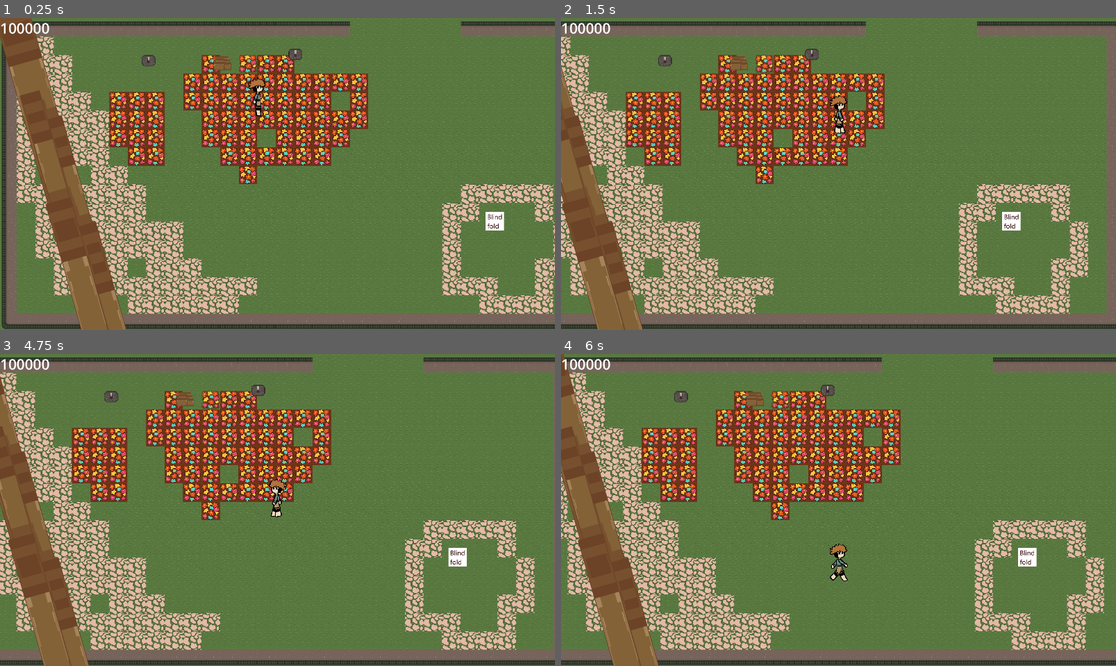
Above: before the commit, frames 1-4 (two rows, left to right).
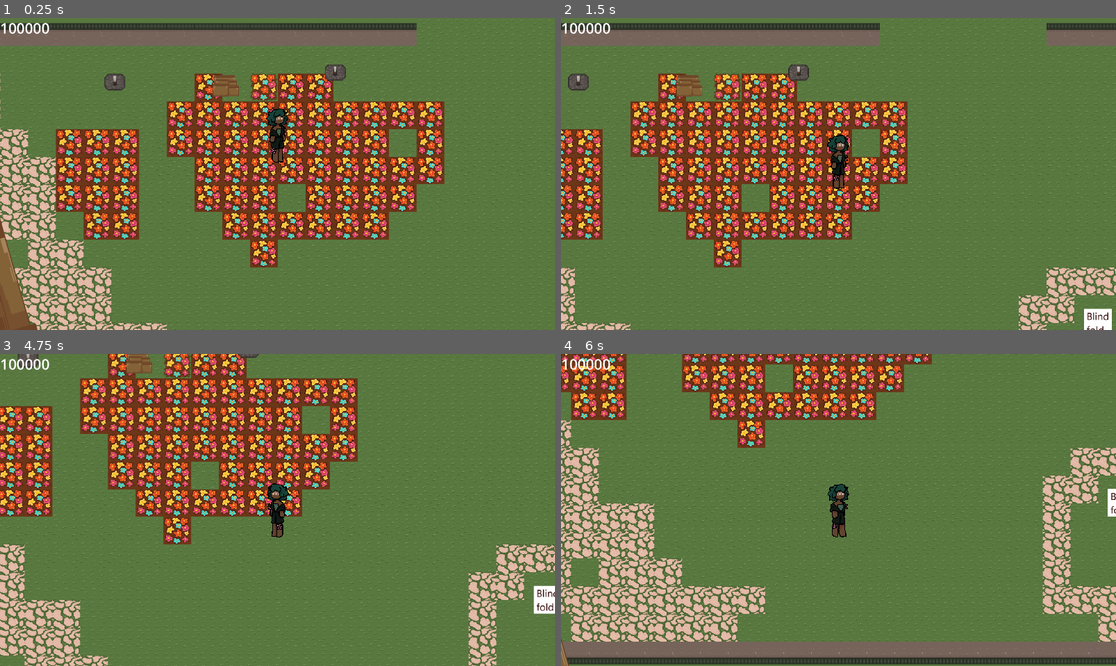
Above: after the commit, the same moments.

Repository: Robin-Bareham/GJ26-GrowSomethingNew
Game: Godot game, scene res://Scenes/woods.tscn
The game is run twice, just before and just after one commit, with the same random seed, the same clock (stepped at 60 frames per second) and the same inputs.
Inputs (mouse positions are in pixels of both pictures, inside the frame that each line leads up to):
- Up to frame 1 (0.25 s): no input
- Up to frame 2 (1.5 s): move the mouse to (960, 158) at 0.52 s; hold D (walk_right) 0.53-1.28 s; hold Z (interact) 0.53-1.28 s; move the mouse to (727, 189) at 1.27 s; hold S (walk_down) from 1.28 s (still down); tap Z (interact) at 1.35 s
- Up to frame 3 (4.75 s): move the mouse to (333, 441) at 2.02 s; release S (walk_down) at 2.03 s; hold D (walk_right) 2.03-2.78 s; hold Z (interact) 2.03-2.78 s; tap T (test) at 2.1, 4.35 s; tap Enter at 2.75, 4.25 s; move the mouse to (249, 572) at 2.77 s; hold W (walk_up) 2.78-3.53 s; tap Z (interact) at 2.85, 4.55 s; tap Space at 3.5 s; move the mouse to (444, 556) at 3.52 s; hold Z (interact) 3.53-4.28 s; hold Left (walk_left) from 3.53 s (still down); move the mouse to (111, 463) at 4.27 s
- Up to frame 4 (6 s): move the mouse to (866, 510) at 5.02 s; release Left (walk_left) at 5.03 s; hold S (walk_down) 5.03-5.78 s; hold Z (interact) 5.03-5.78 s; move the mouse to (755, 432) at 5.77 s; hold D (walk_right) from 5.78 s (still down); tap Z (interact) at 5.85 s

The runs differ from the first frame. In frame 1, 55% of the frame differs, in the area x 0-100%, y 0-100%; in frame 2, 48%; in frame 3, 47%; in frame 4, 45%.

Commit message:
Added Player Sprites

Diff:
--- a/Scenes/player.tscn
+++ b/Scenes/player.tscn
@@ -1,67 +1,334 @@
-[gd_scene load_steps=19 format=3 uid="uid://b4f1xuf74cag6"]
+[gd_scene load_steps=88 format=3 uid="uid://b4f1xuf74cag6"]
 
 [ext_resource type="Script" uid="uid://hsm6mjhwgl07" path="res://Scripts/player.gd" id="1_cvnsp"]
-[ext_resource type="Texture2D" uid="uid://dcptvt5hc8jji" path="res://Assets/TempAssets/Temp_Sprites.png" id="2_6t5aa"]
+[ext_resource type="Texture2D" uid="uid://fbh4o54sasjw" path="res://Assets/Sprites/ElmSpriteIdle.png" id="2_vgqql"]
 [ext_resource type="Script" uid="uid://br26ci6lpjcup" path="res://Scripts/interaction_hitbox.gd" id="3_6t5aa"]
-
-[sub_resource type="AtlasTexture" id="AtlasTexture_vgqql"]
-atlas = ExtResource("2_6t5aa")
-region = Rect2(0, 0, 100, 150)
-
-[sub_resource type="AtlasTexture" id="AtlasTexture_fkybt"]
-atlas = ExtResource("2_6t5aa")
-region = Rect2(100, 0, 100, 150)
+[ext_resource type="Texture2D" uid="uid://c8obhogoyoe6v" path="res://Assets/Sprites/ElmSpriteWalking.png" id="3_fkybt"]
 
 [sub_resource type="AtlasTexture" id="AtlasTexture_x3wgy"]
-atlas = ExtResource("2_6t5aa")
-region = Rect2(200, 0, 100, 150)
+atlas = ExtResource("2_vgqql")
+region = Rect2(256, 128, 64, 128)
 
 [sub_resource type="AtlasTexture" id="AtlasTexture_3smsa"]
-atlas = ExtResource("2_6t5aa")
-region = Rect2(300, 0, 100, 150)
+atlas = ExtResource("2_vgqql")
+region = Rect2(320, 128, 64, 128)
 
 [sub_resource type="AtlasTexture" id="AtlasTexture_8erm5"]
-atlas = ExtResource("2_6t5aa")
-region = Rect2(400, 0, 100, 150)
+atlas = ExtResource("2_vgqql")
+region = Rect2(384, 128, 64, 128)
 
 [sub_resource type="AtlasTexture" id="AtlasTexture_f1ek2"]
-atlas = ExtResource("2_6t5aa")
-region = Rect2(500, 0, 100, 150)
-
-[sub_resource type="AtlasTexture" id="AtlasTexture_cvnsp"]
-atlas = ExtResource("2_6t5aa")
-region = Rect2(0, 150, 100, 150)
-
-[sub_resource type="AtlasTexture" id="AtlasTexture_6t5aa"]
-atlas = ExtResource("2_6t5aa")
-region = Rect2(100, 150, 100, 150)
+atlas = ExtResource("2_vgqql")
+region = Rect2(448, 128, 64, 128)
 
 [sub_resource type="AtlasTexture" id="AtlasTexture_tx1dd"]
-atlas = ExtResource("2_6t5aa")
-region = Rect2(200, 150, 100, 150)
+atlas = ExtResource("2_vgqql")
+region = Rect2(0, 128, 64, 128)
 
 [sub_resource type="AtlasTexture" id="AtlasTexture_gymyn"]
-atlas = ExtResource("2_6t5aa")
-region = Rect2(300, 150, 100, 150)
+atlas = ExtResource("2_vgqql")
+region = Rect2(64, 128, 64, 128)
 
 [sub_resource type="AtlasTexture" id="AtlasTexture_pu2lt"]
-atlas = ExtResource("2_6t5aa")
-region = Rect2(400, 150, 100, 150)
+atlas = ExtResource("2_vgqql")
+region = Rect2(128, 128, 64, 128)
 
 [sub_resource type="AtlasTexture" id="AtlasTexture_ukyrk"]
-atlas = ExtResource("2_6t5aa")
-region = Rect2(500, 150, 100, 150)
+atlas = ExtResource("2_vgqql")
+region = Rect2(192, 128, 64, 128)
+
+[sub_resource type="AtlasTexture" id="AtlasTexture_7dp3o"]
+atlas = ExtResource("2_vgqql")
+region = Rect2(256, 256, 64, 128)
+
+[sub_resource type="AtlasTexture" id="AtlasTexture_h4iuc"]
+atlas = ExtResource("2_vgqql")
+region = Rect2(320, 256, 64, 128)
+
+[sub_resource type="AtlasTexture" id="AtlasTexture_fd4e3"]
+atlas = ExtResource("2_vgqql")
+region = Rect2(384, 256, 64, 128)
+
+[sub_resource type="AtlasTexture" id="AtlasTexture_qqcod"]
+atlas = ExtResource("2_vgqql")
+region = Rect2(448, 256, 64, 128)
+
+[sub_resource type="AtlasTexture" id="AtlasTexture_igrcy"]
+atlas = ExtResource("2_vgqql")
+region = Rect2(0, 256, 64, 128)
+
+[sub_resource type="AtlasTexture" id="AtlasTexture_fs7ks"]
+atlas = ExtResource("2_vgqql")
+region = Rect2(64, 256, 64, 128)
+
+[sub_resource type="AtlasTexture" id="AtlasTexture_l6n3p"]
+atlas = ExtResource("2_vgqql")
+region = Rect2(128, 256, 64, 128)
+
+[sub_resource type="AtlasTexture" id="AtlasTexture_olqyp"]
+atlas = ExtResource("2_vgqql")
+region = Rect2(192, 256, 64, 128)
+
+[sub_resource type="AtlasTexture" id="AtlasTexture_wpjfl"]
+atlas = ExtResource("2_vgqql")
+region = Rect2(256, 384, 64, 128)
+
+[sub_resource type="AtlasTexture" id="AtlasTexture_bi64h"]
+atlas = ExtResource("2_vgqql")
+region = Rect2(320, 384, 64, 128)
+
+[sub_resource type="AtlasTexture" id="AtlasTexture_2ijsl"]
+atlas = ExtResource("2_vgqql")
+region = Rect2(384, 384, 64, 128)
+
+[sub_resource type="AtlasTexture" id="AtlasTexture_p1odr"]
+atlas = ExtResource("2_vgqql")
+region = Rect2(448, 384, 64, 128)
+
+[sub_resource type="AtlasTexture" id="AtlasTexture_0gysh"]
+atlas = ExtResource("2_vgqql")
+region = Rect2(0, 384, 64, 128)
+
+[sub_resource type="AtlasTexture" id="AtlasTexture_vfarp"]
+atlas = ExtResource("2_vgqql")
+region = Rect2(64, 384, 64, 128)
+
+[sub_resource type="AtlasTexture" id="AtlasTexture_y6uwr"]
+atlas = ExtResource("2_vgqql")
+region = Rect2(128, 384, 64, 128)
+
+[sub_resource type="AtlasTexture" id="AtlasTexture_83xs0"]
+atlas = ExtResource("2_vgqql")
+region = Rect2(192, 384, 64, 128)
+
+[sub_resource type="AtlasTexture" id="AtlasTexture_ypfnu"]
+atlas = ExtResource("2_vgqql")
+region = Rect2(256, 512, 64, 128)
+
+[sub_resource type="AtlasTexture" id="AtlasTexture_xuaoq"]
+atlas = ExtResource("2_vgqql")
+region = Rect2(320, 512, 64, 128)
+
+[sub_resource type="AtlasTexture" id="AtlasTexture_wohnl"]
+atlas = ExtResource("2_vgqql")
+region = Rect2(384, 512, 64, 128)
+
+[sub_resource type="AtlasTexture" id="AtlasTexture_36dho"]
+atlas = ExtResource("2_vgqql")
+region = Rect2(448, 512, 64, 128)
+
+[sub_resource type="AtlasTexture" id="AtlasTexture_yh6i2"]
+atlas = ExtResource("2_vgqql")
+region = Rect2(0, 512, 64, 128)
+
+[sub_resource type="AtlasTexture" id="AtlasTexture_nv4vc"]
+atlas = ExtResource("2_vgqql")
+region = Rect2(64, 512, 64, 128)
+
+[sub_resource type="AtlasTexture" id="AtlasTexture_8gxox"]
+atlas = ExtResource("2_vgqql")
+region = Rect2(128, 512, 64, 128)
+
+[sub_resource type="AtlasTexture" id="AtlasTexture_11gg7"]
+atlas = ExtResource("2_vgqql")
+region = Rect2(192, 512, 64, 128)
+
+[sub_resource type="AtlasTexture" id="AtlasTexture_qpa8y"]
+atlas = ExtResource("2_vgqql")
+region = Rect2(256, 128, 64, 128)
+
+[sub_resource type="AtlasTexture" id="AtlasTexture_sbwqj"]
+atlas = ExtResource("2_vgqql")
+region = Rect2(320, 128, 64, 128)
+
+[sub_resource type="AtlasTexture" id="AtlasTexture_xwi16"]
+atlas = ExtResource("2_vgqql")
+region = Rect2(384, 128, 64, 128)
+
+[sub_resource type="AtlasTexture" id="AtlasTexture_sweqm"]
+atlas = ExtResource("2_vgqql")
+region = Rect2(448, 128, 64, 128)
+
+[sub_resource type="AtlasTexture" id="AtlasTexture_ph33w"]
+atlas = ExtResource("2_vgqql")
+region = Rect2(0, 0, 64, 128)
+
+[sub_resource type="AtlasTexture" id="AtlasTexture_7ldla"]
+atlas = ExtResource("2_vgqql")
+region = Rect2(64, 0, 64, 128)
+
+[sub_resource type="AtlasTexture" id="AtlasTexture_r7t2e"]
+atlas = ExtResource("2_vgqql")
+region = Rect2(128, 0, 64, 128)
+
+[sub_resource type="AtlasTexture" id="AtlasTexture_nmr2m"]
+atlas = ExtResource("2_vgqql")
+region = Rect2(192, 0, 64, 128)
+
+[sub_resource type="AtlasTexture" id="AtlasTexture_ax3m3"]
+atlas = ExtResource("3_fkybt")
+region = Rect2(256, 128, 64, 128)
+
+[sub_resource type="AtlasTexture" id="AtlasTexture_3vlem"]
+atlas = ExtResource("3_fkybt")
+region = Rect2(320, 128, 64, 128)
+
+[sub_resource type="AtlasTexture" id="AtlasTexture_8eeqe"]
+atlas = ExtResource("3_fkybt")
+region = Rect2(384, 128, 64, 128)
+
+[sub_resource type="AtlasTexture" id="AtlasTexture_5x828"]
+atlas = ExtResource("3_fkybt")
+region = Rect2(448, 128, 64, 128)
+
+[sub_resource type="AtlasTexture" id="AtlasTexture_c1k8q"]
+atlas = ExtResource("3_fkybt")
+region = Rect2(0, 128, 64, 128)
+
+[sub_resource type="AtlasTexture" id="AtlasTexture_e6mvm"]
+atlas = ExtResource("3_fkybt")
+region = Rect2(64, 128, 64, 128)
+
+[sub_resource type="AtlasTexture" id="AtlasTexture_57lvd"]
+atlas = ExtResource("3_fkybt")
+region = Rect2(128, 128, 64, 128)
+
+[sub_resource type="AtlasTexture" id="AtlasTexture_ie7r7"]
+atlas = ExtResource("3_fkybt")
+region = Rect2(192, 128, 64, 128)
+
+[sub_resource type="AtlasTexture" id="AtlasTexture_vq3lt"]
+atlas = ExtResource("3_fkybt")
+region = Rect2(256, 256, 64, 128)
+
+[sub_resource type="AtlasTexture" id="AtlasTexture_pukcj"]
+atlas = ExtResource("3_fkybt")
+region = Rect2(320, 256, 64, 128)
+
+[sub_resource type="AtlasTexture" id="AtlasTexture_1htnp"]
+atlas = ExtResource("3_fkybt")
+region = Rect2(384, 256, 64, 128)
+
+[sub_resource type="AtlasTexture" id="AtlasTexture_m376e"]
+atlas = ExtResource("3_fkybt")
+region = Rect2(448, 256, 64, 128)
+
+[sub_resource type="AtlasTexture" id="AtlasTexture_6b312"]
+atlas = ExtResource("3_fkybt")
+region = Rect2(0, 256, 64, 128)
+
+[sub_resource type="AtlasTexture" id="AtlasTexture_lisdf"]
+atlas = ExtResource("3_fkybt")
+region = Rect2(64, 256, 64, 128)
+
+[sub_resource type="AtlasTexture" id="AtlasTexture_n1x1j"]
+atlas = ExtResource("3_fkybt")
+region = Rect2(128, 256, 64, 128)
+
+[sub_resource type="AtlasTexture" id="AtlasTexture_c8b32"]
+atlas = ExtResource("3_fkybt")
+region = Rect2(192, 256, 64, 128)
+
+[sub_resource type="AtlasTexture" id="AtlasTexture_nj1g2"]
+atlas = ExtResource("3_fkybt")
+region = Rect2(0, 384, 64, 128)
+
+[sub_resource type="AtlasTexture" id="AtlasTexture_usbl8"]
+atlas = ExtResource("3_fkybt")
+region = Rect2(64, 384, 64, 128)
+
+[sub_resource type="AtlasTexture" id="AtlasTexture_dtg1u"]
+atlas = ExtResource("3_fkybt")
+region = Rect2(128, 384, 64, 128)
+
+[sub_resource type="AtlasTexture" id="AtlasTexture_nuaet"]
+atlas = ExtResource("3_fkybt")
+region = Rect2(192, 384, 64, 128)
+
+[sub_resource type="AtlasTexture" id="AtlasTexture_bqbau"]
+atlas = ExtResource("3_fkybt")
+region = Rect2(256, 384, 64, 128)
+
+[sub_resource type="AtlasTexture" id="AtlasTexture_f5f5t"]
+atlas = ExtResource("3_fkybt")
+region = Rect2(320, 384, 64, 128)
+
+[sub_resource type="AtlasTexture" id="AtlasTexture_qvbpb"]
+atlas = ExtResource("3_fkybt")
+region = Rect2(384, 384, 64, 128)
+
+[sub_resource type="AtlasTexture" id="AtlasTexture_sscpr"]
+atlas = ExtResource("3_fkybt")
+region = Rect2(448, 384, 64, 128)
+
+[sub_resource type="AtlasTexture" id="AtlasTexture_by7i4"]
+atlas = ExtResource("3_fkybt")
+region = Rect2(256, 512, 64, 128)
+
+[sub_resource type="AtlasTexture" id="AtlasTexture_3uvy8"]
+atlas = ExtResource("3_fkybt")
+region = Rect2(320, 512, 64, 128)
+
+[sub_resource type="AtlasTexture" id="AtlasTexture_ss172"]
+atlas = ExtResource("3_fkybt")
+region = Rect2(384, 512, 64, 128)
+
+[sub_resource type="AtlasTexture" id="AtlasTexture_jmelf"]
+atlas = ExtResource("3_fkybt")
+region = Rect2(448, 512, 64, 128)
+
+[sub_resource type="AtlasTexture" id="AtlasTexture_bjdqd"]
+atlas = ExtResource("3_fkybt")
+region = Rect2(0, 512, 64, 128)
+
+[sub_resource type="AtlasTexture" id="AtlasTexture_feq18"]
+atlas = ExtResource("3_fkybt")
+region = Rect2(64, 512, 64, 128)
+
+[sub_resource type="AtlasTexture" id="AtlasTexture_wcnj3"]
+atlas = ExtResource("3_fkybt")
+region = Rect2(128, 512, 64, 128)
+
+[sub_resource type="AtlasTexture" id="AtlasTexture_jsob3"]
+atlas = ExtResource("3_fkybt")
+region = Rect2(192, 512, 64, 128)
+
+[sub_resource type="AtlasTexture" id="AtlasTexture_pg0gw"]
+atlas = ExtResource("3_fkybt")
+region = Rect2(256, 128, 64, 128)
+
+[sub_resource type="AtlasTexture" id="AtlasTexture_qavoy"]
+atlas = ExtResource("3_fkybt")
+region = Rect2(320, 128, 64, 128)
+
+[sub_resource type="AtlasTexture" id="AtlasTexture_w4w4b"]
+atlas = ExtResource("3_fkybt")
+region = Rect2(384, 128, 64, 128)
+
+[sub_resource type="AtlasTexture" id="AtlasTexture_h5cax"]
+atlas = ExtResource("3_fkybt")
+region = Rect2(448, 128, 64, 128)
+
+[sub_resource type="AtlasTexture" id="AtlasTexture_dj0x0"]
+atlas = ExtResource("3_fkybt")
+region = Rect2(0, 0, 64, 128)
+
+[sub_resource type="AtlasTexture" id="AtlasTexture_f1uaf"]
+atlas = ExtResource("3_fkybt")
+region = Rect2(64, 0, 64, 128)
+
+[sub_resource type="AtlasTexture" id="AtlasTexture_6hq81"]
+atlas = ExtResource("3_fkybt")
+region = Rect2(128, 0, 64, 128)
+
+[sub_resource type="AtlasTexture" id="AtlasTexture_5cld6"]
+atlas = ExtResource("3_fkybt")
+region = Rect2(192, 0, 64, 128)
 
 [sub_resource type="SpriteFrames" id="SpriteFrames_tx1dd"]
 animations = [{
 "frames": [{
 "duration": 1.0,
-"texture": SubResource("AtlasTexture_vgqql")
-}, {
-"duration": 1.0,
-"texture": SubResource("AtlasTexture_fkybt")
-}, {
-"duration": 1.0,
 "texture": SubResource("AtlasTexture_x3wgy")
 }, {
 "duration": 1.0,
@@ -74,16 +341,10 @@
 "texture": SubResource("AtlasTexture_f1ek2")
 }],
 "loop": true,
-"name": &"idle",
-"speed": 5.0
-}, {
-"frames": [{
-"duration": 1.0,
-"texture": SubResource("AtlasTexture_cvnsp")
-}, {
-"duration": 1.0,
-"texture": SubResource("AtlasTexture_6t5aa")
-}, {
+"name": &"idle_1b",
+"speed": 5.0
+}, {
+"frames": [{
 "duration": 1.0,
 "texture": SubResource("AtlasTexture_tx1dd")
 }, {
@@ -97,12 +358,318 @@
 "texture": SubResource("AtlasTexture_ukyrk")
 }],
 "loop": true,
-"name": &"walking",
+"name": &"idle_1f",
+"speed": 5.0
+}, {
+"frames": [{
+"duration": 1.0,
+"texture": SubResource("AtlasTexture_7dp3o")
+}, {
+"duration": 1.0,
+"texture": SubResource("AtlasTexture_h4iuc")
+}, {
+"duration": 1.0,
+"texture": SubResource("AtlasTexture_fd4e3")
+}, {
+"duration": 1.0,
+"texture": SubResource("AtlasTexture_qqcod")
+}],
+"loop": true,
+"name": &"idle_2b",
+"speed": 5.0
+}, {
+"frames": [{
+"duration": 1.0,
+"texture": SubResource("AtlasTexture_igrcy")
+}, {
+"duration": 1.0,
+"texture": SubResource("AtlasTexture_fs7ks")
+}, {
+"duration": 1.0,
+"texture": SubResource("AtlasTexture_l6n3p")
+}, {
+"duration": 1.0,
+"texture": SubResource("AtlasTexture_olqyp")
+}],
+"loop": true,
+"name": &"idle_2f",
+"speed": 5.0
+}, {
+"frames": [{
+"duration": 1.0,
+"texture": SubResource("AtlasTexture_wpjfl")
+}, {
+"duration": 1.0,
+"texture": SubResource("AtlasTexture_bi64h")
+}, {
+"duration": 1.0,
+"texture": SubResource("AtlasTexture_2ijsl")
+}, {
+"duration": 1.0,
+"texture": SubResource("AtlasTexture_p1odr")
+}],
+"loop": true,
+"name": &"idle_3b",
+"speed": 5.0
+}, {
+"frames": [{
+"duration": 1.0,
+"texture": SubResource("AtlasTexture_0gysh")
+}, {
+"duration": 1.0,
+"texture": SubResource("AtlasTexture_vfarp")
+}, {
+"duration": 1.0,
+"texture": SubResource("AtlasTexture_y6uwr")
+}, {
+"duration": 1.0,
+"texture": SubResource("AtlasTexture_83xs0")
+}],
+"loop": true,
+"name": &"idle_3f",
+"speed": 5.0
+}, {
+"frames": [{
+"duration": 1.0,
+"texture": SubResource("AtlasTexture_ypfnu")
+}, {
+"duration": 1.0,
+"texture": SubResource("AtlasTexture_xuaoq")
+}, {
+"duration": 1.0,
+"texture": SubResource("AtlasTexture_wohnl")
+}, {
+"duration": 1.0,
+"texture": SubResource("AtlasTexture_36dho")
+}],
+"loop": true,
+"name": &"idle_4b",
+"speed": 5.0
+}, {
+"frames": [{
+"duration": 1.0,
+"texture": SubResource("AtlasTexture_yh6i2")
+}, {
+"duration": 1.0,
+"texture": SubResource("AtlasTexture_nv4vc")
+}, {
+"duration": 1.0,
+"texture": SubResource("AtlasTexture_8gxox")
+}, {
+"duration": 1.0,
+"texture": SubResource("AtlasTexture_11gg7")
+}],
+"loop": true,
+"name": &"idle_4f",
+"speed": 5.0
+}, {
+"frames": [{
+"duration": 1.0,
+"texture": SubResource("AtlasTexture_qpa8y")
+}, {
+"duration": 1.0,
+"texture": SubResource("AtlasTexture_sbwqj")
+}, {
+"duration": 1.0,
+"texture": SubResource("AtlasTexture_xwi16")
+}, {
+"duration": 1.0,
+"texture": SubResource("AtlasTexture_sweqm")
+}],
+"loop": true,
+"name": &"idle_eb",
+"speed": 5.0
+}, {
+"frames": [{
+"duration": 1.0,
+"texture": SubResource("AtlasTexture_ph33w")
+}, {
+"duration": 1.0,
+"texture": SubResource("AtlasTexture_7ldla")
+}, {
+"duration": 1.0,
+"texture": SubResource("AtlasTexture_r7t2e")
+}, {
+"duration": 1.0,
+"texture": SubResource("AtlasTexture_nmr2m")
+}],
+"loop": true,
+"name": &"idle_ef",
+"speed": 5.0
+}, {
+"frames": [{
+"duration": 1.0,
+"texture": SubResource("AtlasTexture_ax3m3")
+}, {
+"duration": 1.0,
+"texture": SubResource("AtlasTexture_3vlem")
+}, {
+"duration": 1.0,
+"texture": SubResource("AtlasTexture_8eeqe")
+}, {
+"duration": 1.0,
+"texture": SubResource("AtlasTexture_5x828")
+}],
+"loop": true,
+"name": &"walking_1b",
+"speed": 5.0
+}, {
+"frames": [{
+"duration": 1.0,
+"texture": SubResource("AtlasTexture_c1k8q")
+}, {
+"duration": 1.0,
+"texture": SubResource("AtlasTexture_e6mvm")
+}, {
+"duration": 1.0,
+"texture": SubResource("AtlasTexture_57lvd")
+}, {
+"duration": 1.0,
+"texture": SubResource("AtlasTexture_ie7r7")
+}],
+"loop": true,
+"name": &"walking_1f",
+"speed": 5.0
+}, {
+"frames": [{
+"duration": 1.0,
+"texture": SubResource("AtlasTexture_vq3lt")
+}, {
+"duration": 1.0,
+"texture": SubResource("AtlasTexture_pukcj")
+}, {
+"duration": 1.0,
+"texture": SubResource("AtlasTexture_1htnp")
+}, {
+"duration": 1.0,
+"texture": SubResource("AtlasTexture_m376e")
+}],
+"loop": true,
+"name": &"walking_2b",
+"speed": 5.0
+}, {
+"frames": [{
+"duration": 1.0,
+"texture": SubResource("AtlasTexture_6b312")
+}, {
+"duration": 1.0,
+"texture": SubResource("AtlasTexture_lisdf")
+}, {
+"duration": 1.0,
+"texture": SubResource("AtlasTexture_n1x1j")
+}, {
+"duration": 1.0,
+"texture": SubResource("AtlasTexture_c8b32")
+}],
+"loop": true,
+"name": &"walking_2f",
+"speed": 5.0
+}, {
+"frames": [{
+"duration": 1.0,
+"texture": SubResource("AtlasTexture_nj1g2")
+}, {
+"duration": 1.0,
+"texture": SubResource("AtlasTexture_usbl8")
+}, {
+"duration": 1.0,
+"texture": SubResource("AtlasTexture_dtg1u")
+}, {
+"duration": 1.0,
+"texture": SubResource("AtlasTexture_nuaet")
+}],
+"loop": true,
+"name": &"walking_3b",
+"speed": 5.0
+}, {
+"frames": [{
+"duration": 1.0,
+"texture": SubResource("AtlasTexture_bqbau")
+}, {
+"duration": 1.0,
+"texture": SubResource("AtlasTexture_f5f5t")
+}, {
+"duration": 1.0,
+"texture": SubResource("AtlasTexture_qvbpb")
+}, {
+"duration": 1.0,
+"texture": SubResource("AtlasTexture_sscpr")
+}],
+"loop": true,
+"name": &"walking_3f",
+"speed": 5.0
+}, {
+"frames": [{
+"duration": 1.0,
+"texture": SubResource("AtlasTexture_by7i4")
+}, {
+"duration": 1.0,
+"texture": SubResource("AtlasTexture_3uvy8")
+}, {
+"duration": 1.0,
+"texture": SubResource("AtlasTexture_ss172")
+}, {
+"duration": 1.0,
+"texture": SubResource("AtlasTexture_jmelf")
+}],
+"loop": true,
+"name": &"walking_4b",
+"speed": 5.0
+}, {
+"frames": [{
+"duration": 1.0,
+"texture": SubResource("AtlasTexture_bjdqd")
+}, {
+"duration": 1.0,
+"texture": SubResource("AtlasTexture_feq18")
+}, {
+"duration": 1.0,
+"texture": SubResource("AtlasTexture_wcnj3")
+}, {
+"duration": 1.0,
+"texture": SubResource("AtlasTexture_jsob3")
+}],
+"loop": true,
+"name": &"walking_4f",
+"speed": 5.0
+}, {
+"frames": [{
+"duration": 1.0,
+"texture": SubResource("AtlasTexture_pg0gw")
+}, {
+"duration": 1.0,
+"texture": SubResource("AtlasTexture_qavoy")
+}, {
+"duration": 1.0,
+"texture": SubResource("AtlasTexture_w4w4b")
+}, {
+"duration": 1.0,
+"texture": SubResource("AtlasTexture_h5cax")
+}],
+"loop": true,
+"name": &"walking_eb",
+"speed": 5.0
+}, {
+"frames": [{
+"duration": 1.0,
+"texture": SubResource("AtlasTexture_dj0x0")
+}, {
+"duration": 1.0,
+"texture": SubResource("AtlasTexture_f1uaf")
+}, {
+"duration": 1.0,
+"texture": SubResource("AtlasTexture_6hq81")
+}, {
+"duration": 1.0,
+"texture": SubResource("AtlasTexture_5cld6")
+}],
+"loop": true,
+"name": &"walking_ef",
 "speed": 5.0
 }]
 
 [sub_resource type="RectangleShape2D" id="RectangleShape2D_cvnsp"]
-size = Vector2(24, 54.75)
+size = Vector2(27, 61)
 
 [sub_resource type="CapsuleShape2D" id="CapsuleShape2D_cvnsp"]
 radius = 58.0
@@ -114,11 +681,12 @@
 
 [node name="AnimatedSprite2D" type="AnimatedSprite2D" parent="."]
 sprite_frames = SubResource("SpriteFrames_tx1dd")
-animation = &"idle"
+animation = &"walking_ef"
+frame_progress = 0.130308
 
 [node name="HitBox" type="CollisionShape2D" parent="."]
 visibility_layer = 2
-position = Vector2(2, 40.375)
+position = Vector2(0.5, 31.5)
 shape = SubResource("RectangleShape2D_cvnsp")
 
 [node name="Interaction_HB" type="Area2D" parent="."]
@@ -130,6 +698,7 @@
 shape = SubResource("CapsuleShape2D_cvnsp")
 
 [node name="Camera2D" type="Camera2D" parent="."]
+zoom = Vector2(1.5, 1.5)
 limit_left = -250
 limit_top = 0
 limit_right = 1900
--- a/Scenes/woods.tscn
+++ b/Scenes/woods.tscn
@@ -38,7 +38,7 @@
 position = Vector2(1462, 703)
 
 [node name="Player" parent="." instance=ExtResource("6_v6cek")]
-position = Vector2(1071, -1)
+position = Vector2(764, 345)
 
 [node name="ToGrove" type="Area2D" parent="."]
 
--- a/Scripts/player.gd
+++ b/Scripts/player.gd
@@ -6,6 +6,7 @@
 
 const v_speed = 300
 var v_current_direction = "none"
+var previous_end = "f"
 
 
 func _ready():
@@ -16,8 +17,6 @@
 func _physics_process(delta):
 	if(GlobalScript.can_move):
 		playerMovement(delta)
-		playerInputs()
-	pass
 
 func playerMovement(dt):
 
@@ -49,35 +48,38 @@
 	move_and_slide()
 	pass
 
-func playerInputs():
-	if(Input.is_action_pressed("interact")):
-		pass
-	pass
-
 
 func playerAnimation(action):
+	#"idle_1b
+	#"walking_1b
 
 	var direction = v_current_direction
 	var animation_sprite = $AnimatedSprite2D
+	var animation_name = ""
 
 	if(action == 0):
-		animation_sprite.play("idle")
+		animation_name += "idle_"
 	elif(action == 1):
-		animation_sprite.play("walking")
+		animation_name += "walking_"
+	if(GlobalScript.day == 1 && !GlobalScript.items["Blindfold"]):
+		animation_name += "e"
+	else:
+		animation_name += str(GlobalScript.day)
 
 	if(direction == "right"):
 		animation_sprite.flip_h = false
-		pass
 	elif(direction == "left"):
 		animation_sprite.flip_h = true
-		pass
-	elif(direction == "down"):
-		pass
+
+	if(direction == "down"):
+		animation_name += "f"
+		previous_end = "f"
 	elif(direction == "up"):
-		pass
-
-
-	pass
+		animation_name += "b"
+		previous_end = "b"
+	else:
+		animation_name += previous_end
+	animation_sprite.play(animation_name)
 
 func changeCameraLimits(p_left:int,p_right: int, p_bottom: int, p_top: int):
 	v_camera.set_limit(SIDE_LEFT,p_left)
Binary file added: Assets/Sprites/ElmSpriteIdle.png
Not shown, added: Assets/Sprites/ElmSpriteIdle.png.import
Binary file added: Assets/Sprites/ElmSpriteWalking.png
Not shown, added: Assets/Sprites/ElmSpriteWalking.png.import
